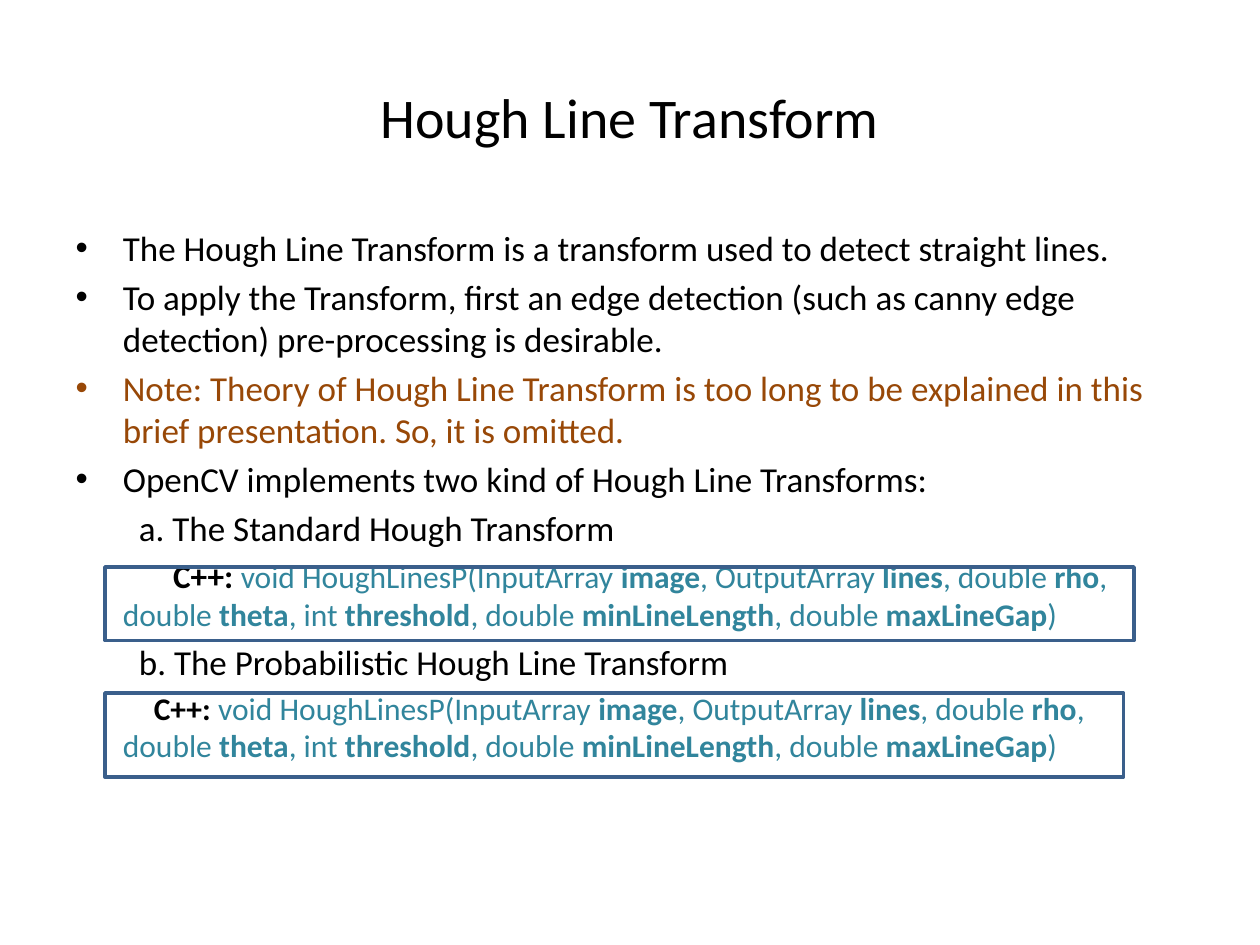
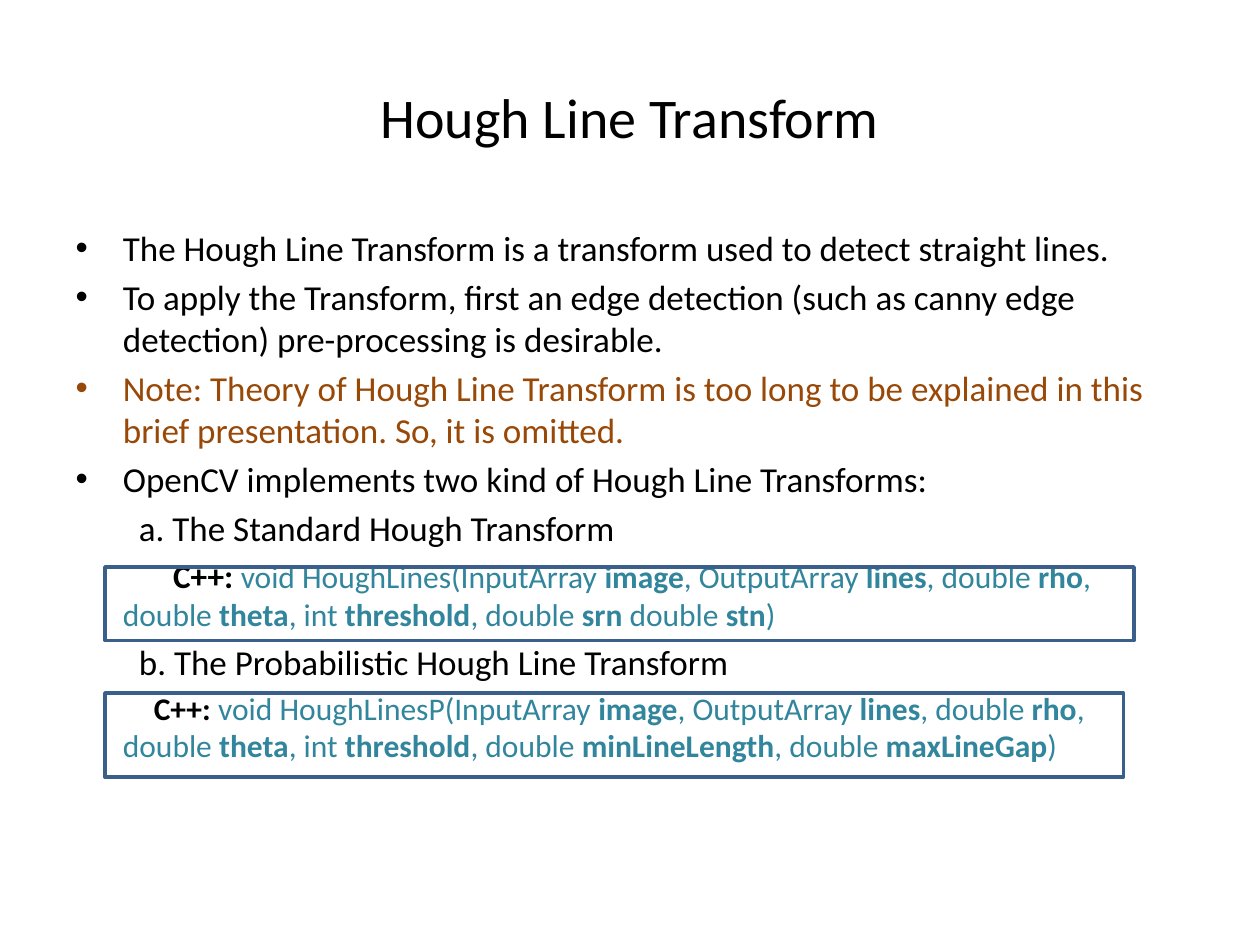
Before and after one commit to aungmyohtet/OpenCVJavaSample, a slide deck: slide 9 of KnowledgeOfImageProcessing.pptx. Drawn at 1260x945 pixels with LibreOffice and Linux fonts; fonts in the diff are those of the drawing. Boxes give left, top, right and bottom in pixels: in the first picture for what was removed or moved away, otherwise in the second. Text is boxed around its words. In the diff, an @@ line names an element or a change of style, - is before the commit and + after.

```diff
--- a/KnowledgeOfImageProcessing.pptx
+++ b/KnowledgeOfImageProcessing.pptx
@@ text at box(123, 565, 1091, 630): text changed @@
-C++: void HoughLinesP(InputArray image, OutputArray lines, double rho, double theta, int threshold, double minLineLength, double maxLineGap)
+C++: void HoughLines(InputArray image, OutputArray lines, double rho, double theta, int threshold, double srn double stn)
```
Also in this commit, not shown: 1 other slide changed, 3 other files.
